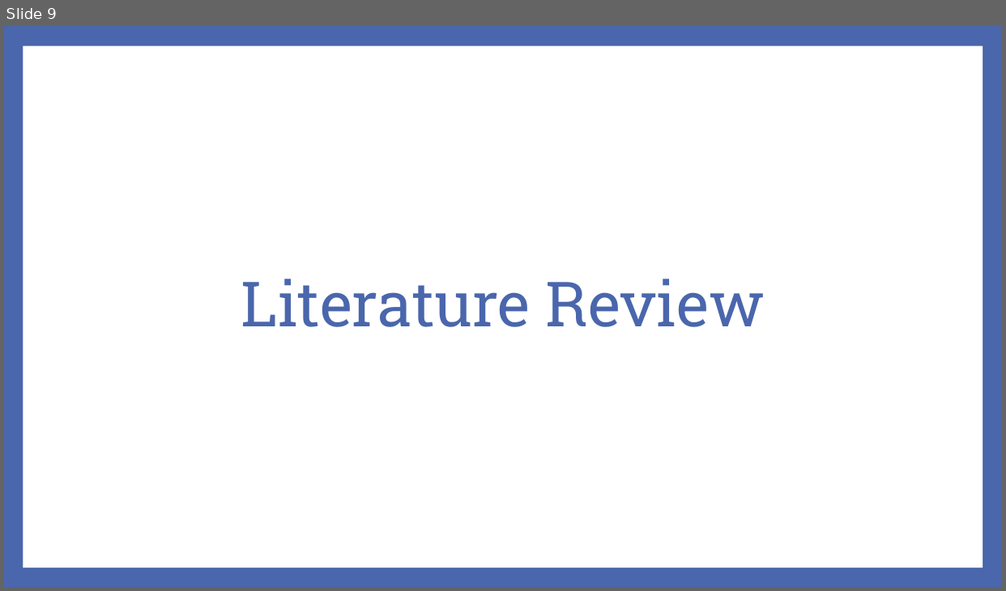
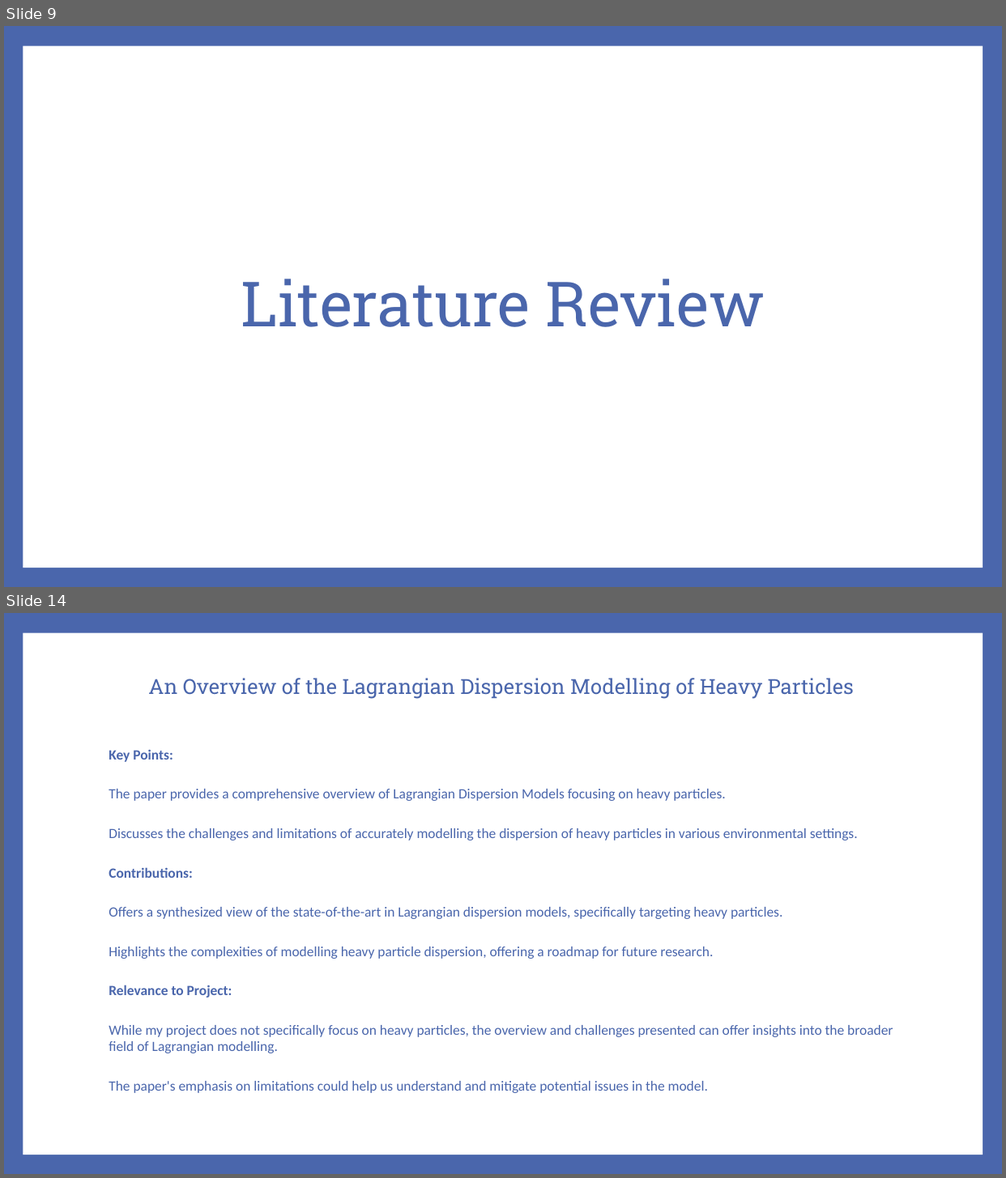
Before and after one commit to markdingli18/FYP_Mark_Dingli, a slide deck: Documents/FYP/powerpoint.pptx. Shown one above the other, each under a label of ours: slide 9 before the commit, slides 9 and 14 after it; the slides between them are not shown. The pictures are 1006x591 and 1006x1178 pixels, drawn with LibreOffice and Linux fonts; fonts in the diff are those of the drawing. Boxes give left, top, right and bottom in pixels: in the first picture for what was removed or moved away, otherwise in the second. Text is boxed around its words. In the diff, an @@ line names an element or a change of style, - is before the commit and + after.

```diff
--- a/Documents/FYP/powerpoint.pptx
+++ b/Documents/FYP/powerpoint.pptx
@@ slide 14 added at <box>4,613,1002,1174</box>, background #4A66AC; not listed: 1 template element that a slide beside it also shows @@
@@ title added at <box>148,678,854,699</box>, 20 pt, text #4A66AC @@
+An Overview of the Lagrangian Dispersion Modelling of Heavy Particles
@@ text added at <box>108,750,893,1093</box>, 13.6 pt, text #4A66AC @@
+Key Points:
+The paper provides a comprehensive overview of Lagrangian Dispersion Models focusing on heavy particles.
+Discusses the challenges and limitations of accurately modelling the dispersion of heavy particles in various environmental settings.
+Contributions:
+Offers a synthesized view of the state-of-the-art in Lagrangian dispersion models, specifically targeting heavy particles.
+Highlights the complexities of modelling heavy particle dispersion, offering a roadmap for future research.
+Relevance to Project:
+While my project does not specifically focus on heavy particles, the overview and challenges presented can offer insights into the broader field of Lagrangian modelling.
+The paper's emphasis on limitations could help us understand and mitigate potential issues in the model.
```
Also in this commit, not shown: 1 slide changed, 16 other slides added, 1 slide removed.
